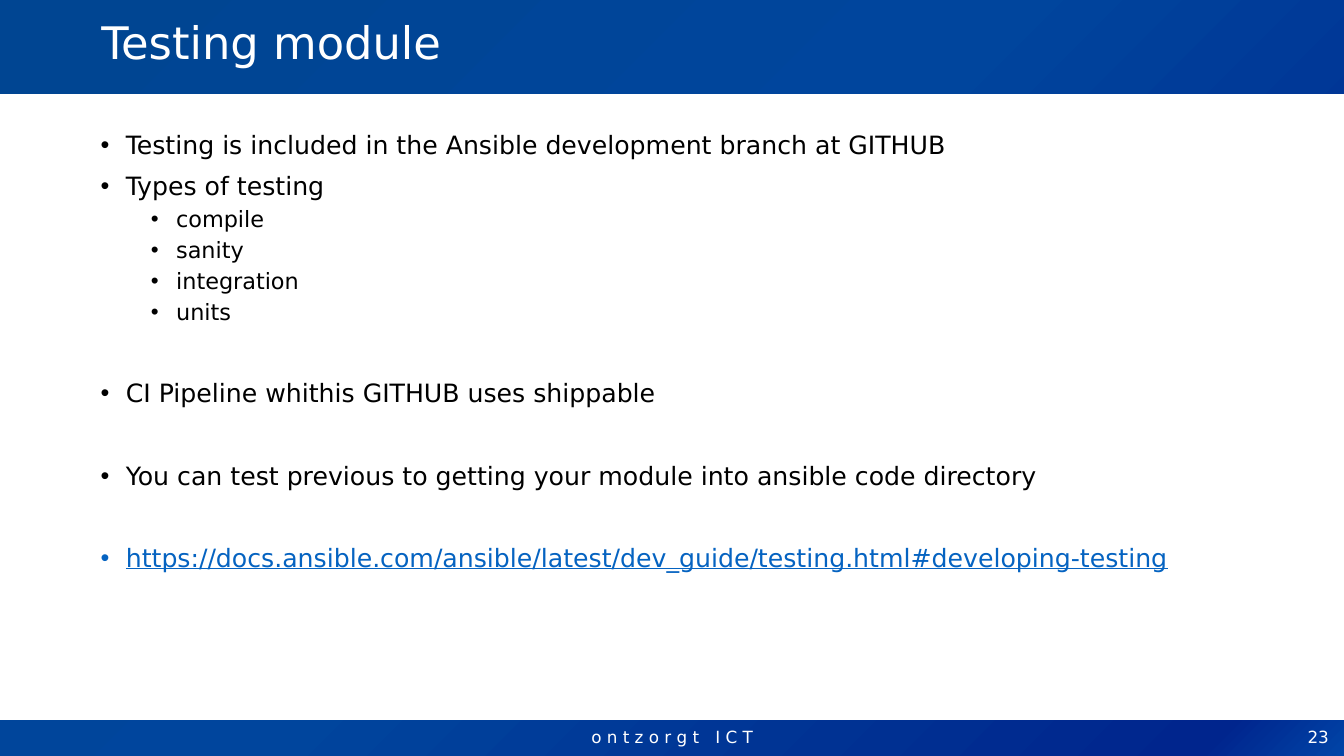
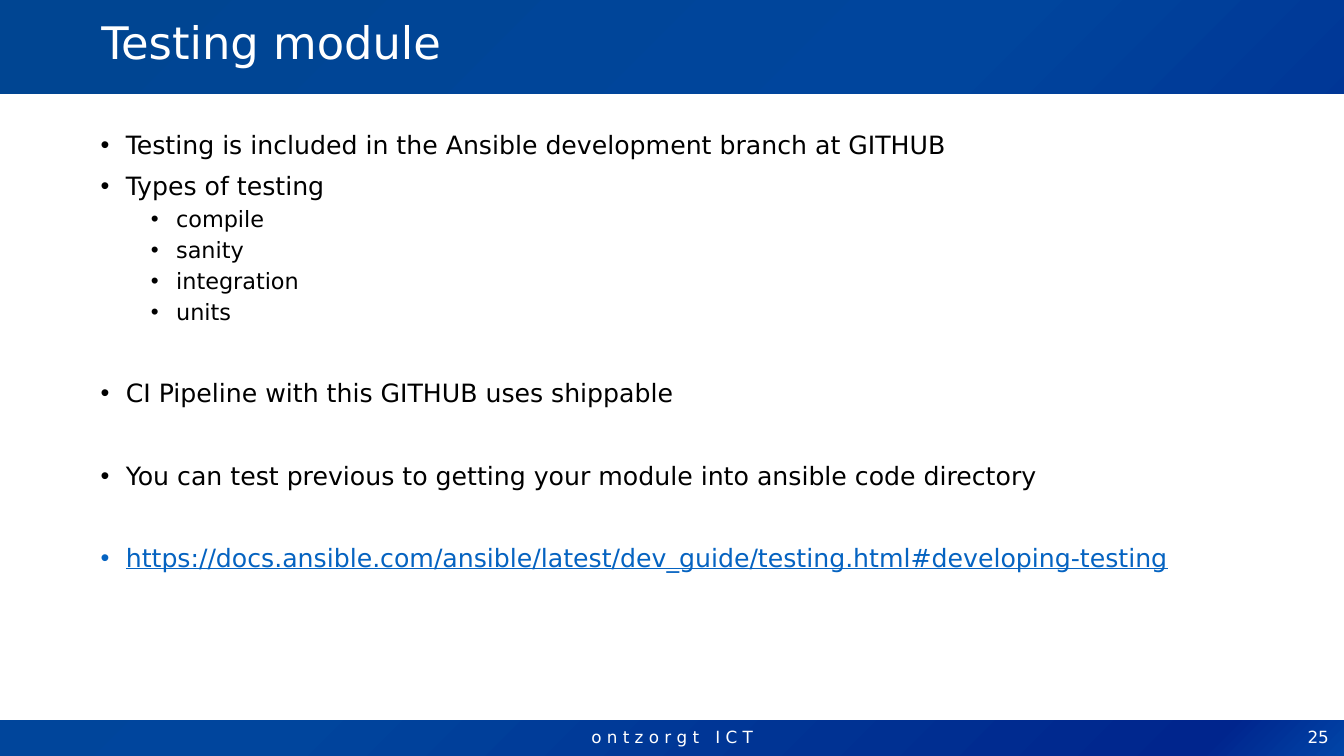
Before and after one commit to molekuul/modules_workshop, a slide deck: slide 25 of Workshop writing Ansible Module.pptx (slide 23 before the commit). Drawn at 1344x756 pixels with LibreOffice and Linux fonts; fonts in the diff are those of the drawing; background and template pictures are left out. Boxes give left, top, right and bottom in pixels: in the first picture for what was removed or moved away, otherwise in the second. Text is boxed around its words. In the diff, an @@ line names an element or a change of style, - is before the commit and + after.

```diff
--- a/Workshop writing Ansible Module.pptx
+++ b/Workshop writing Ansible Module.pptx
@@ text at box(126, 383, 673, 408): text changed @@
-• CI Pipeline whithis GITHUB uses shippable
+• CI Pipeline with this GITHUB uses shippable
@@ page number at box(1308, 730, 1329, 744): text changed @@
-23
+25
```
Also in this commit, not shown: 9 other slides changed, 3 slides added, 1 other file.
